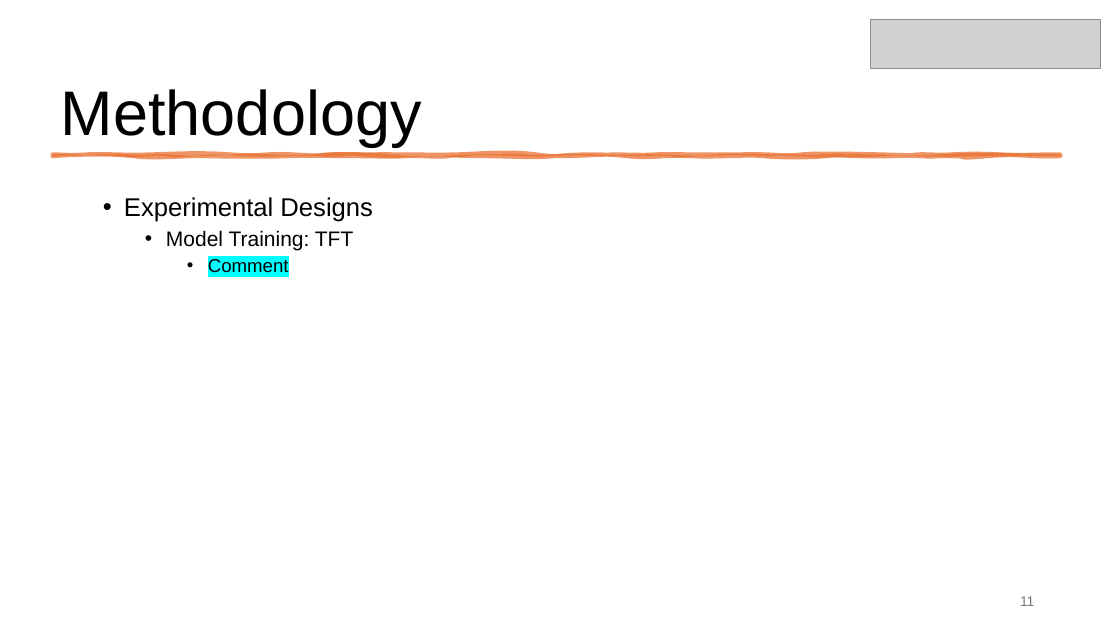
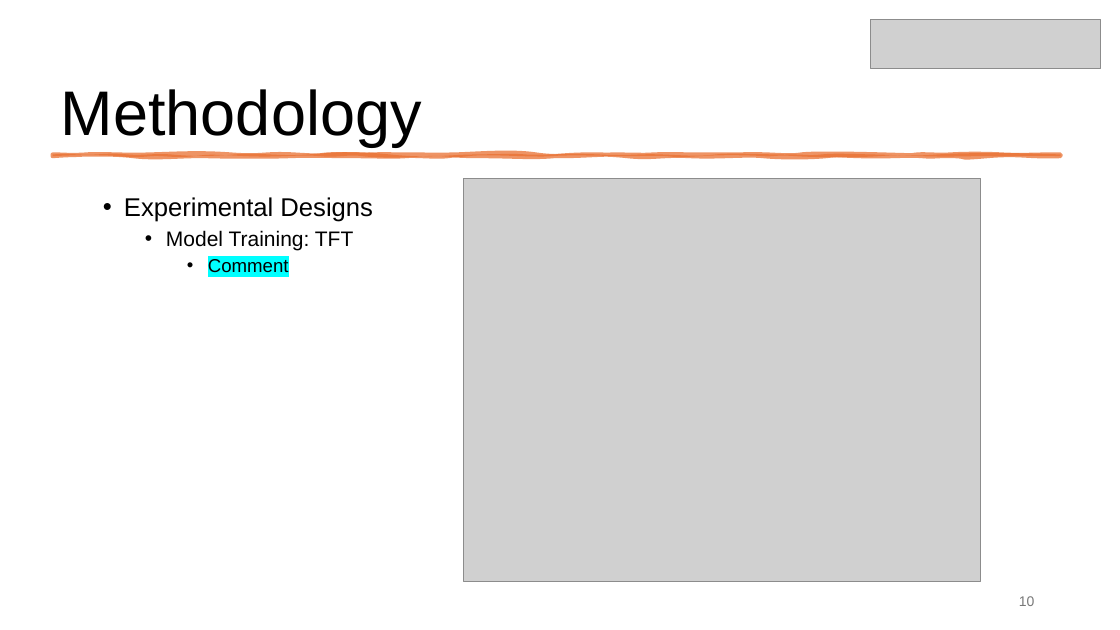
Before and after one commit to ttran15/fall_detection, a slide deck: slide 10 of Project_Slides_draft.pptx (slide 11 before the commit). Drawn at 1120x630 pixels with LibreOffice and Linux fonts; fonts in the diff are those of the drawing; grey boxes stand for pictures. Boxes give left, top, right and bottom in pixels: in the first picture for what was removed or moved away, otherwise in the second. Text is boxed around its words. In the diff, an @@ line names an element or a change of style, - is before the commit and + after.

```diff
--- a/Project_Slides_draft.pptx
+++ b/Project_Slides_draft.pptx
@@ picture added at [463,178,981,581] @@
@@ page number at [1019,596,1035,606]: text changed @@
-11
+10
```
Also in this commit, not shown: 4 other slides changed, 2 other files.
